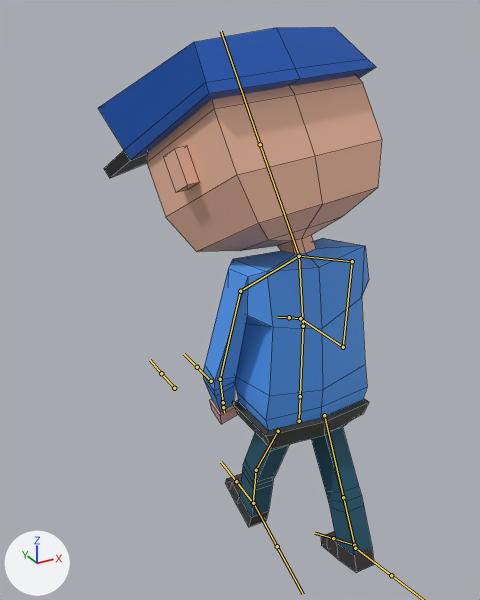
Renders of the FBX model Assets/Resources/PhotonPrefabs/detectiveModel.fbx from each side of a commit.
The view is the same before and after, from a 50 mm camera at (-0.86, -1.201, 1.379) aimed at (-0.1, 0.18, 0.688). Arrows for +X, +Y and +Z are at lower left; the lights stay in place. Both versions are drawn at frame 90 of the action 'Armature.004|Talk 2'; the numbers are the values there. The bones that bend it are drawn over the model as lines. Mesh edges are drawn as thin lines.

Names of what the first picture shows: 'Police'.
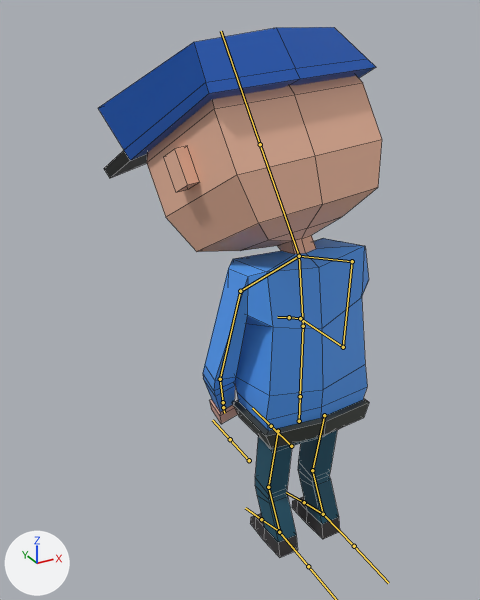
Pixel boxes [x1, y1, x2, y2] of what changed, in the pictures (480 x 600 px):
'Police', posed: before [98, 27, 382, 573]; after [98, 27, 382, 558]
bone 'Upper Leg.L', root to tip: before (278, 431) to (256, 470); after (278, 431) to (268, 487)
bone 'Lower Leg.L', root to tip: before (256, 470) to (253, 503); after (268, 487) to (279, 531)
bone 'Foot.L', root to tip: before (253, 503) to (236, 481); after (279, 531) to (261, 519)
bone 'Upper Leg.R', root to tip: before (324, 415) to (343, 497); after (324, 415) to (312, 470)
bone 'Lower Leg.R', root to tip: before (343, 497) to (354, 545); after (312, 470) to (323, 514)
bone 'Foot.R', root to tip: before (354, 545) to (333, 538); after (323, 514) to (304, 502)

What the commit changed:
Bone 'Upper Leg.L' (bone_upper_leg_l) turns from (23, 1, 1) to (8, 1, -1) degrees about its own x, y and z.
Bone 'Lower Leg.L' (bone_lower_leg_l) turns from (-15, 0, 0) to (-33, 0, 0) degrees about its own x, y and z.
Bone 'Foot.L' (bone_foot_l) turns from (13, -1, 1) to (25, 0, 1) degrees about its own x, y and z.
Bone 'Upper Leg.R' (bone_upper_leg_r) turns from (-34, 1, 1) to (8, 1, -1) degrees about its own x, y and z.
Bone 'Lower Leg.R' (bone_lower_leg_r) turns from (8, 0, 0) to (-33, 0, 0) degrees about its own x, y and z.
Bone 'Foot.R' (bone_foot_r) turns from (15, -1, 0) to (25, 0, 1) degrees about its own x, y and z.
